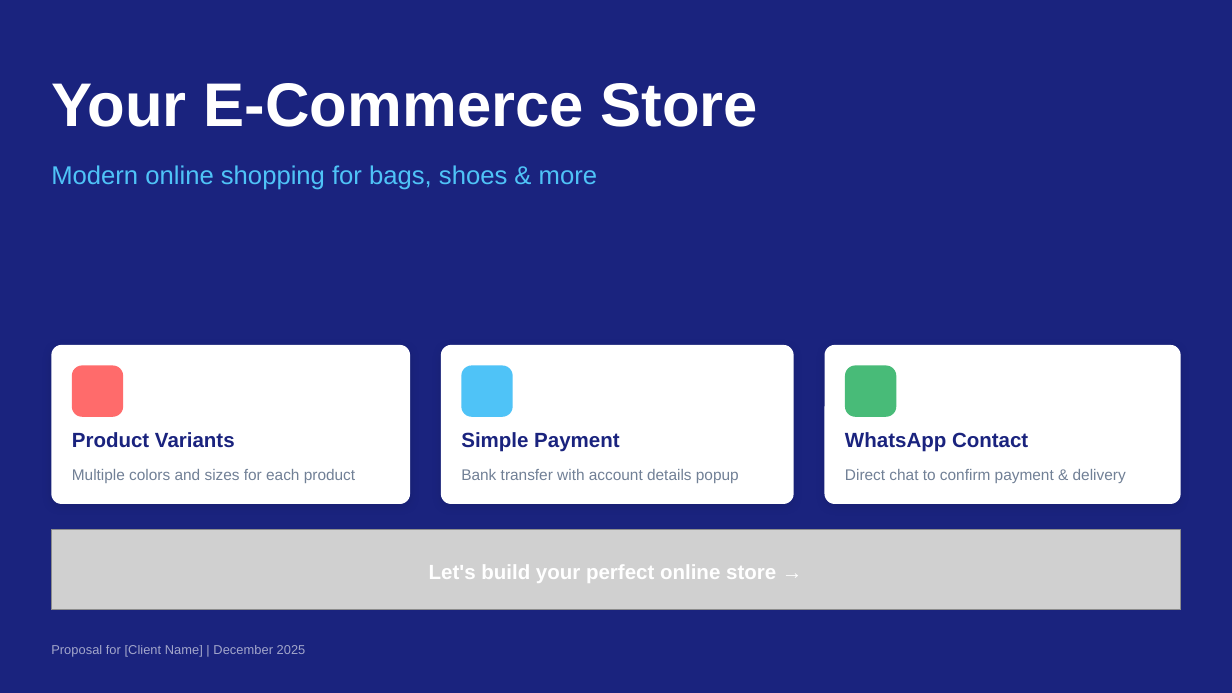
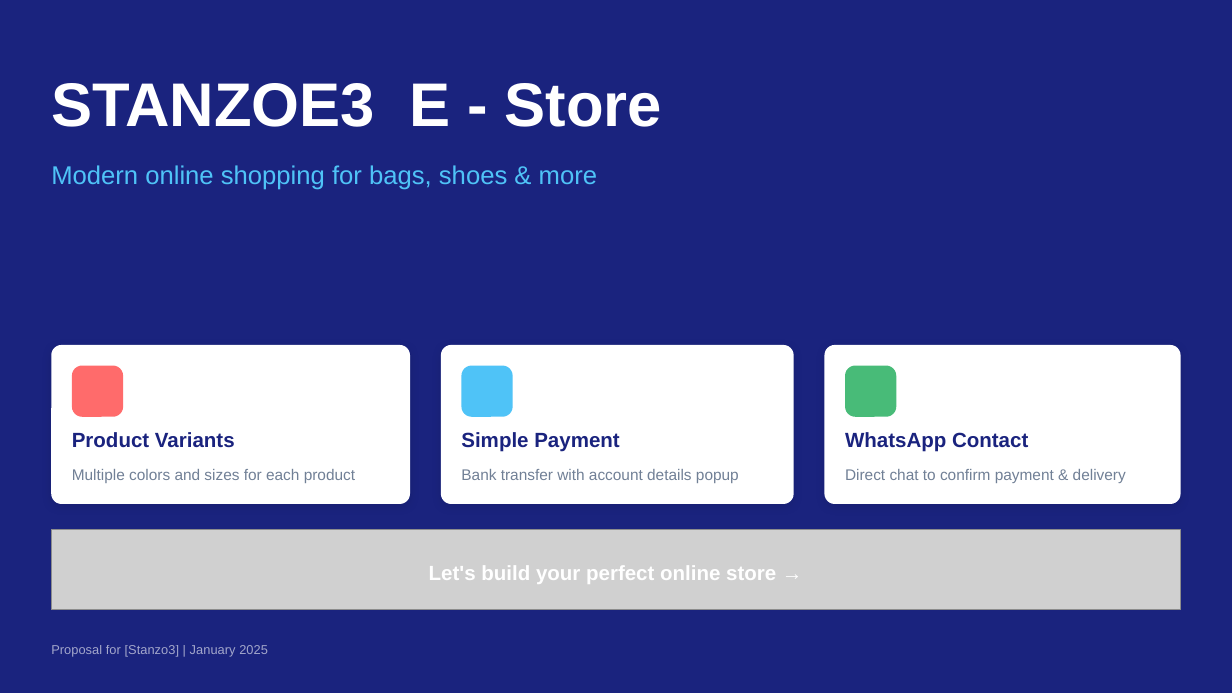
Before and after one commit to joshafolayan/stanzo3, a slide deck: slide 1 of ecommerce-proposal.pptx. Drawn at 1232x693 pixels with LibreOffice and Linux fonts; fonts in the diff are those of the drawing; grey boxes stand for pictures. Boxes give left, top, right and bottom in pixels: in the first picture for what was removed or moved away, otherwise in the second. Text is boxed around its words. In the diff, an @@ line names an element or a change of style, - is before the commit and + after.

```diff
--- a/ecommerce-proposal.pptx
+++ b/ecommerce-proposal.pptx
@@ text at [51,83,662,127]: text changed @@
-Your E-Commerce Store
+STANZOE3 E - Store
@@ text at [51,645,268,657]: text changed @@
-Proposal for [Client Name] | December 2025
+Proposal for [Stanzo3] | January 2025
```
Also in this commit, not shown: 4 other slides changed, 1 slide added, 55 other files.
